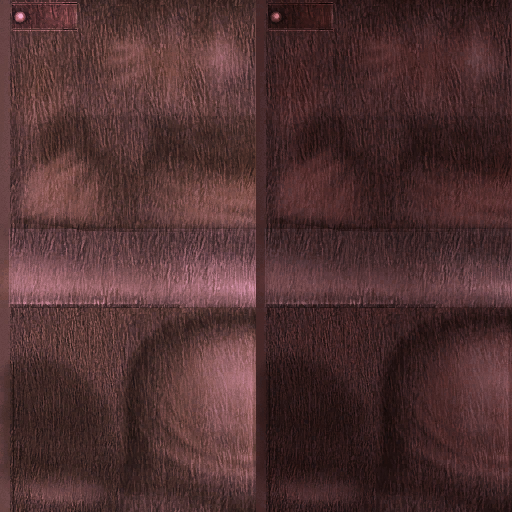
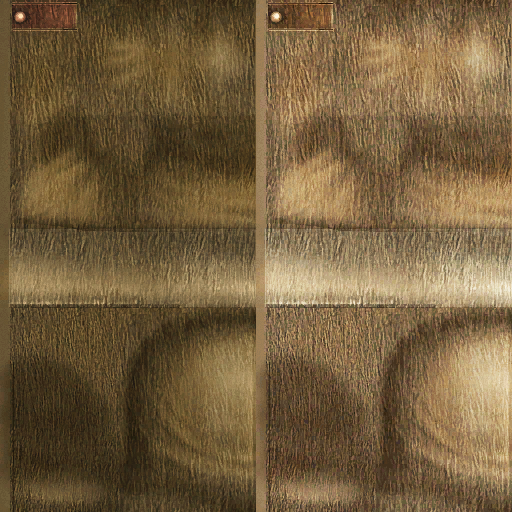
Two versions of the same layered image (512×512). Layer-by-layer changes:
showed "Livello 3 copia" over (0, 0, 256, 512)
showed "Livello 2 copia", opacity 43% → 30% over (256, 0, 512, 512)
hid "Livello 3" over (0, 0, 256, 512)
hid "Livello 2" over (256, 0, 512, 512)
